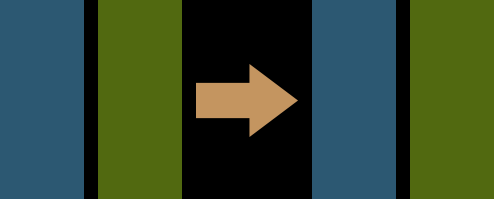
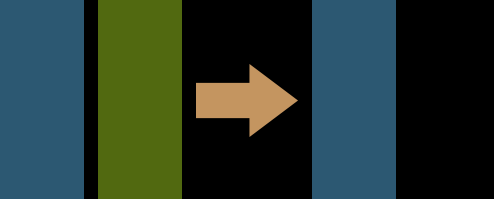
Layer changes from the first 494×199 image to the second:
hid "Center copy 2" over [410,0,494,199]
